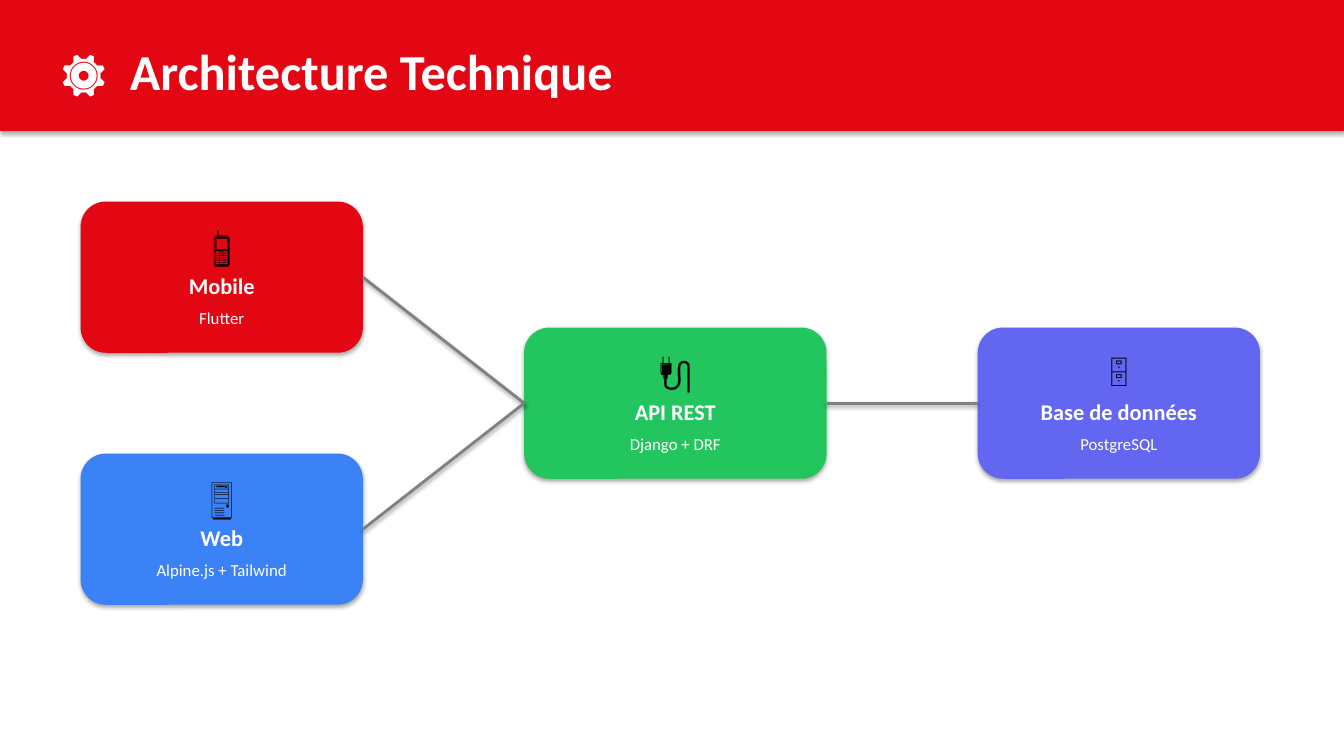
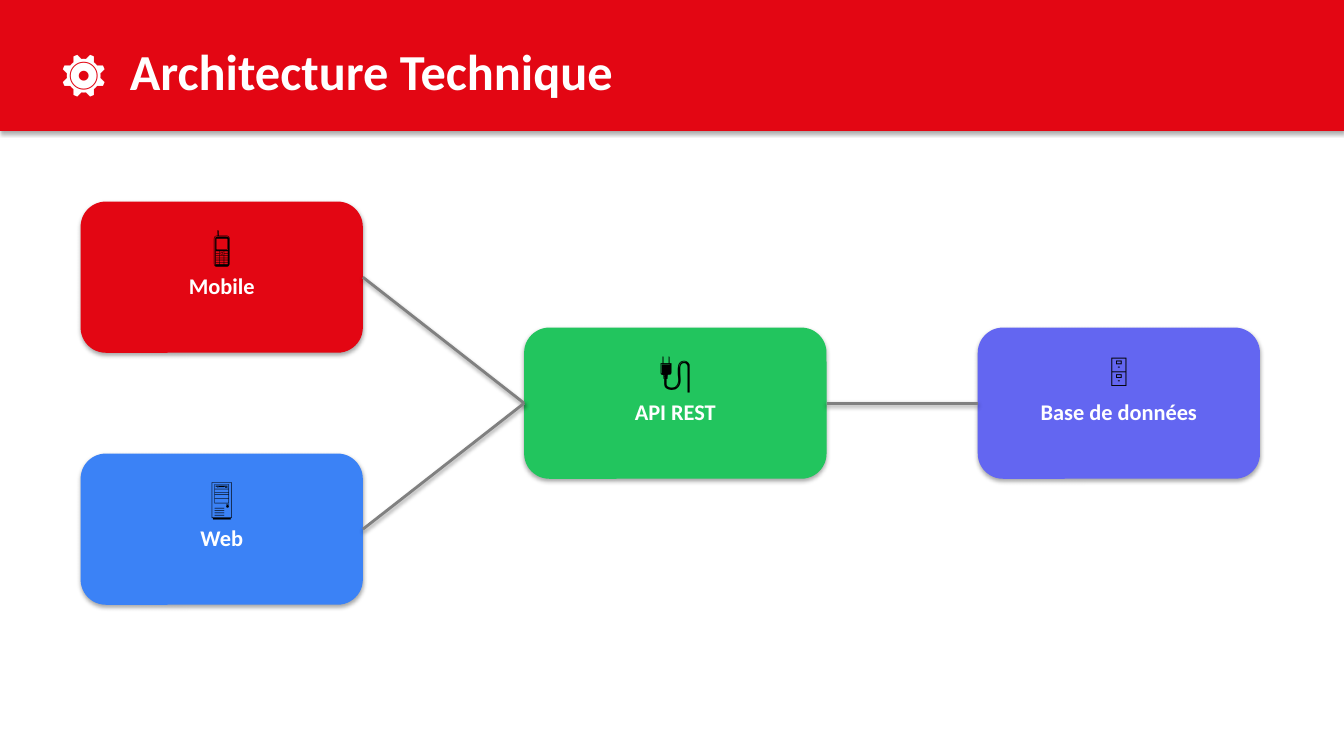
Before and after one commit to Zidoun-Abdou/Djezzy-POS, a slide deck: slide 5 of Djezzy_POS_Presentation.pptx. Drawn at 1344x756 pixels with LibreOffice and Linux fonts; fonts in the diff are those of the drawing. Boxes give left, top, right and bottom in pixels: in the first picture for what was removed or moved away, otherwise in the second. Text is boxed around its words. In the diff, an @@ line names an element or a change of style, - is before the commit and + after.

```diff
--- a/Djezzy_POS_Presentation.pptx
+++ b/Djezzy_POS_Presentation.pptx
@@ text removed at (199, 312, 244, 324) @@
-Flutter
@@ text removed at (630, 438, 721, 453) @@
-Django + DRF
@@ text removed at (1080, 439, 1157, 453) @@
-PostgreSQL
@@ text removed at (157, 564, 287, 579) @@
-Alpine.js + Tailwind
```
Also in this commit, not shown: 1 other slide changed.
